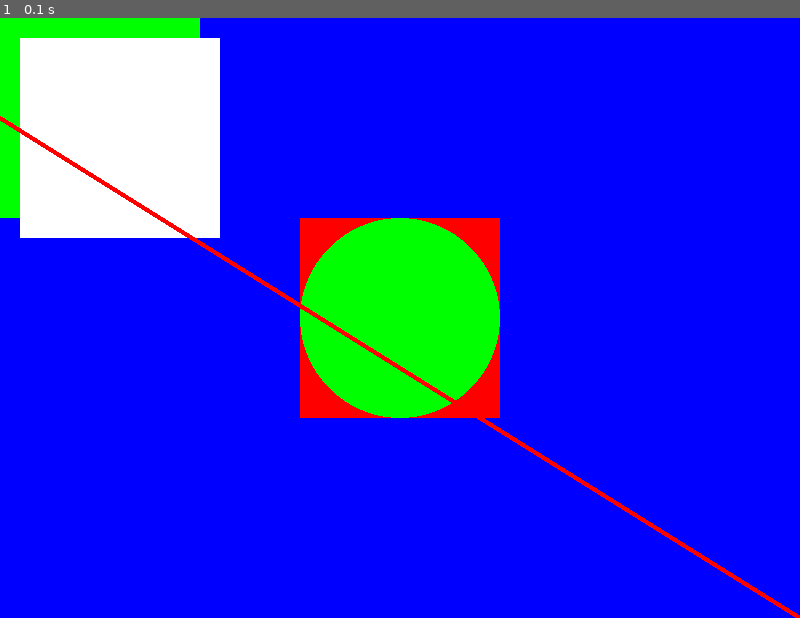
Above: before the commit, frame 1.
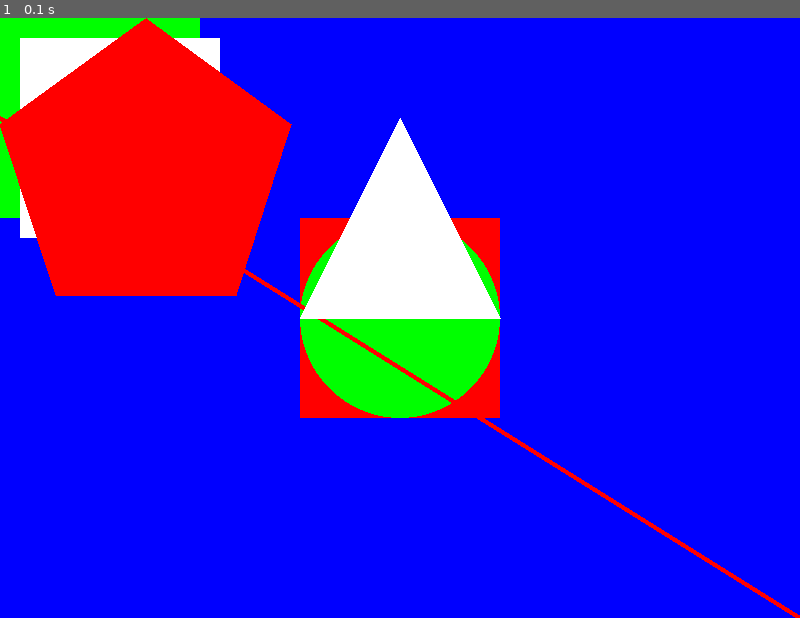
Above: after the commit, the same moment.

Repository: Paisamares12/Learn-Pygame
Game: pygame game, started from surface.py
Same seed, same stepped clock (60 frames per second), same inputs: the game is played once before the commit and once after it.
Inputs:
- Up to frame 1 (0.1 s): no input

The runs differ from the first frame. In frame 1, 16% of the frame differs, in the area x 0-63%, y 0-51%.

Commit message:
Quinta Clase

Diff:
--- a/surface.py
+++ b/surface.py
@@ -63,8 +63,8 @@
     El orden al dibujar los objetos es importante, ya que si dibujamos un objeto encima de otro,
     el objeto dibujado primero quedará debajo del objeto dibujado después.
     Draw
-    -Donde se dibujara la figura
-    -Color de la figura
+    1.Donde se dibujara la figura
+    2.Color de la figura
     """
 
     #Posición del rectangulo, tamaño del rectangulo
@@ -76,5 +76,18 @@
     #Posición inicial de la linea, posición final de la linea, grosor de la linea
     pygame.draw.line(surface, red, (0, 100), (width, height), 5)
 
+    #Triangulo
+    # Lista de tuplas con las coordenadas de los vertices del triangulo
+    pygame.draw.polygon(surface, white, [(400, 100), (500, 300), (300, 300)]) #Las tuplas se unen mediante lineas
+
+    #Poligono
+    pygame.draw.polygon(surface, red, [
+        (146, 0),
+        (291, 106),
+        (236, 277),
+        (56, 277),
+        (0, 106)
+    ])
+
     #Actualizamos la ventana del juego
     pygame.display.update()
